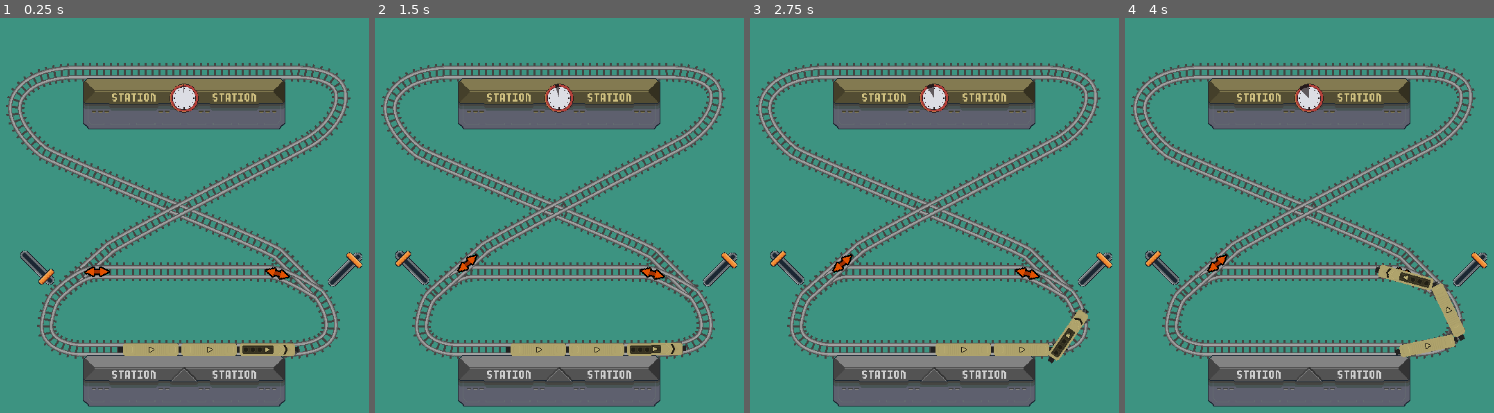
Above: before the commit, frames 1-4 (left to right).
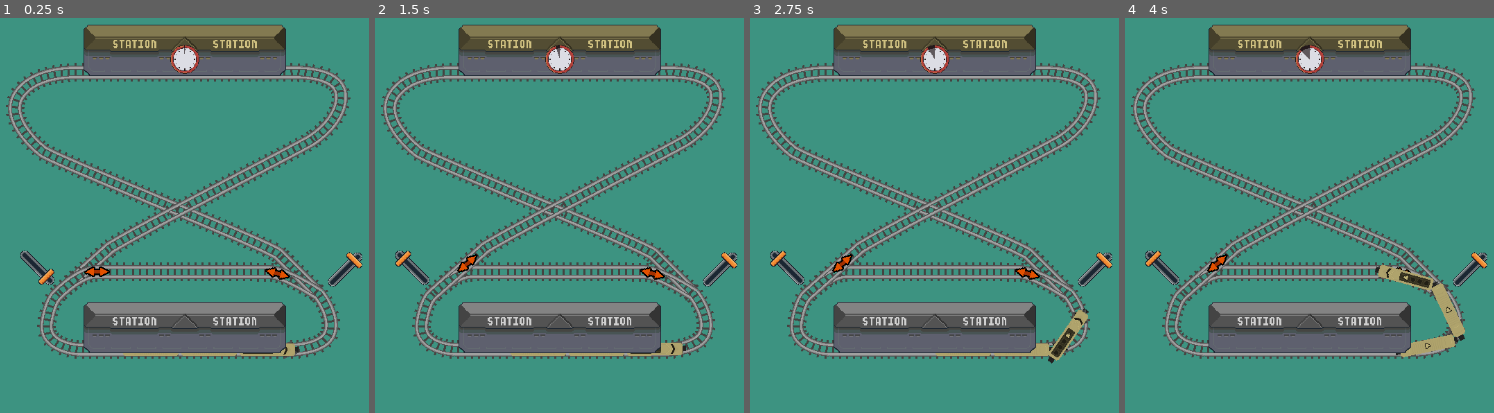
Above: after the commit, the same moments.

Repository: dsg-jam/ld54-game
Game: Godot game, scene res://scenes/Level1.tscn
The game is run twice, just before and just after one commit, with the same random seed, the same clock (stepped at 60 frames per second) and the same inputs.
Inputs (mouse positions are in pixels of both pictures, inside the frame that each line leads up to):
- Up to frame 1 (0.25 s): no input
- Up to frame 2 (1.5 s): click (411, 266) at 0.52 s
- Up to frame 3 (2.75 s): hold Space (brake) from 2.03 s (still down)
- Up to frame 4 (4 s): release Space (brake) at 2.78 s

The runs differ from the first frame. In frame 1, 28% of the frame differs, in the area x 22-78%, y 1-99%; in frame 2, 28%; in frame 3, 28%; in frame 4, 28%.

Commit message:
place train stations over track and rotate clocks with camera

Diff:
--- a/prefabs/TrainStation.tscn
+++ b/prefabs/TrainStation.tscn
@@ -7,8 +7,9 @@
 [ext_resource type="Texture2D" uid="uid://bepembms0s704" path="res://assets/station_static.png" id="4_rrfcl"]
 [ext_resource type="Texture2D" uid="uid://c2udkkfuwbis0" path="res://assets/warn.png" id="5_evrpx"]
 [ext_resource type="Texture2D" uid="uid://bqcykde5yiya" path="res://assets/station_clock_progress.png" id="5_iadev"]
+[ext_resource type="Script" path="res://scripts/RotateWithCamera.gd" id="5_kntof"]
 
-[sub_resource type="Curve2D" id="Curve2D_fmars"]
+[sub_resource type="Curve2D" id="Curve2D_c0bfu"]
 resource_local_to_scene = true
 _data = {
 "points": PackedVector2Array(0, 0, 0, 0, 2.08165e-12, 2.08165e-12, 0, 0, 0, 0, 300, 0)
@@ -23,14 +24,14 @@
 tracks/0/type = "value"
 tracks/0/imported = false
 tracks/0/enabled = true
-tracks/0/path = NodePath(".:modulate")
+tracks/0/path = NodePath("Clock/Warn:modulate")
 tracks/0/interp = 1
 tracks/0/loop_wrap = true
 tracks/0/keys = {
 "times": PackedFloat32Array(0),
 "transitions": PackedFloat32Array(1),
 "update": 0,
-"values": [Color(1, 1, 1, 0)]
+"values": [Color(1, 1, 1, 1)]
 }
 
 [sub_resource type="Animation" id="Animation_643oj"]
@@ -39,7 +40,7 @@
 tracks/0/type = "value"
 tracks/0/imported = false
 tracks/0/enabled = true
-tracks/0/path = NodePath(".:modulate")
+tracks/0/path = NodePath("Clock/Warn:modulate")
 tracks/0/interp = 2
 tracks/0/loop_wrap = true
 tracks/0/keys = {
@@ -70,26 +71,45 @@
 [node name="Timer" type="Timer" parent="."]
 one_shot = true
 
-[node name="Station" type="Sprite2D" parent="."]
+[node name="AnimationPlayer" type="AnimationPlayer" parent="."]
+libraries = {
+"": SubResource("AnimationLibrary_nt1vv")
+}
+
+[node name="Body" type="Node2D" parent="."]
+z_index = 10
+position = Vector2(1, -77)
+
+[node name="Station" type="Sprite2D" parent="Body"]
 z_index = 10
 position = Vector2(150, 45)
 scale = Vector2(1.15, 1.15)
 texture = ExtResource("3_okpuv")
-metadata/_edit_lock_ = true
 
-[node name="StationStatic" type="Sprite2D" parent="."]
+[node name="StationStatic" type="Sprite2D" parent="Body"]
 z_index = 10
 position = Vector2(150, 45)
 scale = Vector2(1.15, 1.15)
 texture = ExtResource("4_rrfcl")
-metadata/_edit_lock_ = true
 
-[node name="TextureProgressBar" type="TextureProgressBar" parent="."]
+[node name="Clock" type="Node2D" parent="."]
+z_index = 100
+position = Vector2(151, -19)
+script = ExtResource("5_kntof")
+
+[node name="TextureProgressBar" type="TextureProgressBar" parent="Clock"]
 z_index = 11
-offset_left = 129.0
-offset_top = 16.0
-offset_right = 171.0
-offset_bottom = 58.0
+anchors_preset = 8
+anchor_left = 0.5
+anchor_top = 0.5
+anchor_right = 0.5
+anchor_bottom = 0.5
+offset_left = -21.0
+offset_top = -21.0
+offset_right = 21.0
+offset_bottom = 21.0
+grow_horizontal = 2
+grow_vertical = 2
 value = 100.0
 rounded = true
 fill_mode = 4
@@ -97,16 +117,10 @@
 texture_under = ExtResource("4_1axqq")
 texture_progress = ExtResource("5_iadev")
 
-[node name="AnimationPlayer" type="AnimationPlayer" parent="."]
-root_node = NodePath("../Warn")
-libraries = {
-"": SubResource("AnimationLibrary_nt1vv")
-}
-
-[node name="Warn" type="Sprite2D" parent="."]
+[node name="Warn" type="Sprite2D" parent="Clock"]
 modulate = Color(1, 1, 1, 0)
 z_index = 12
-position = Vector2(178, 13)
+position = Vector2(28, -26)
 texture = ExtResource("5_evrpx")
 
 [connection signal="timeout" from="Timer" to="." method="_on_timer_timeout"]
--- /dev/null
+++ b/scripts/RotateWithCamera.gd
@@ -0,0 +1,8 @@
+extends Node2D
+
+func _process(_delta: float) -> void:
+	var camera := self.get_viewport().get_camera_2d()
+	if camera:
+		self.global_rotation = camera.global_rotation
+	else:
+		self.global_rotation = 0;
--- a/scripts/TrainStation.gd
+++ b/scripts/TrainStation.gd
@@ -4,11 +4,11 @@
 
 @export var warn_threshold: float = 10.0
 
-@onready var _progress: TextureProgressBar = $TextureProgressBar
 @onready var _timer: Timer = $Timer
-@onready var _warn_indicator: Sprite2D = $Warn
 @onready var _anim_player: AnimationPlayer = $AnimationPlayer
-@onready var _station_sprite: Sprite2D = $Station
+@onready var _station_sprite: Sprite2D = $Body/Station
+@onready var _progress: TextureProgressBar = $Clock/TextureProgressBar
+@onready var _warn_indicator: Sprite2D = $Clock/Warn
 @onready var _reset_color: Color = self._station_sprite.modulate
 
 var available: bool
Not shown: 2 places in prefabs/TrainStation.tscn that only renumber resources
